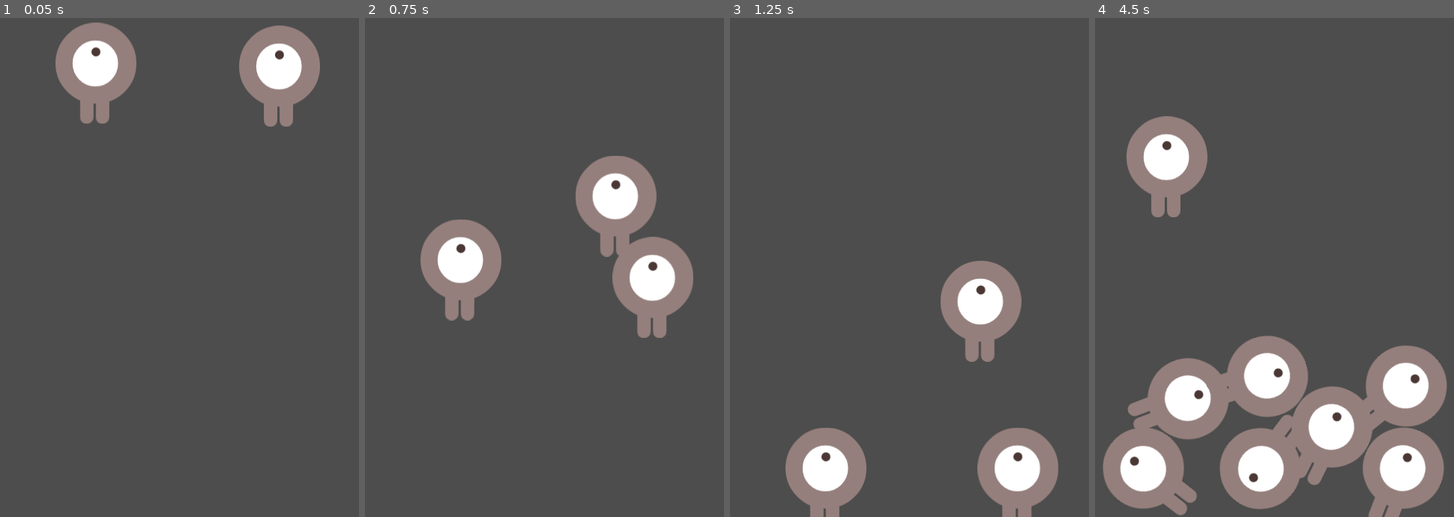
Above: before the commit, frames 1-4 (left to right).
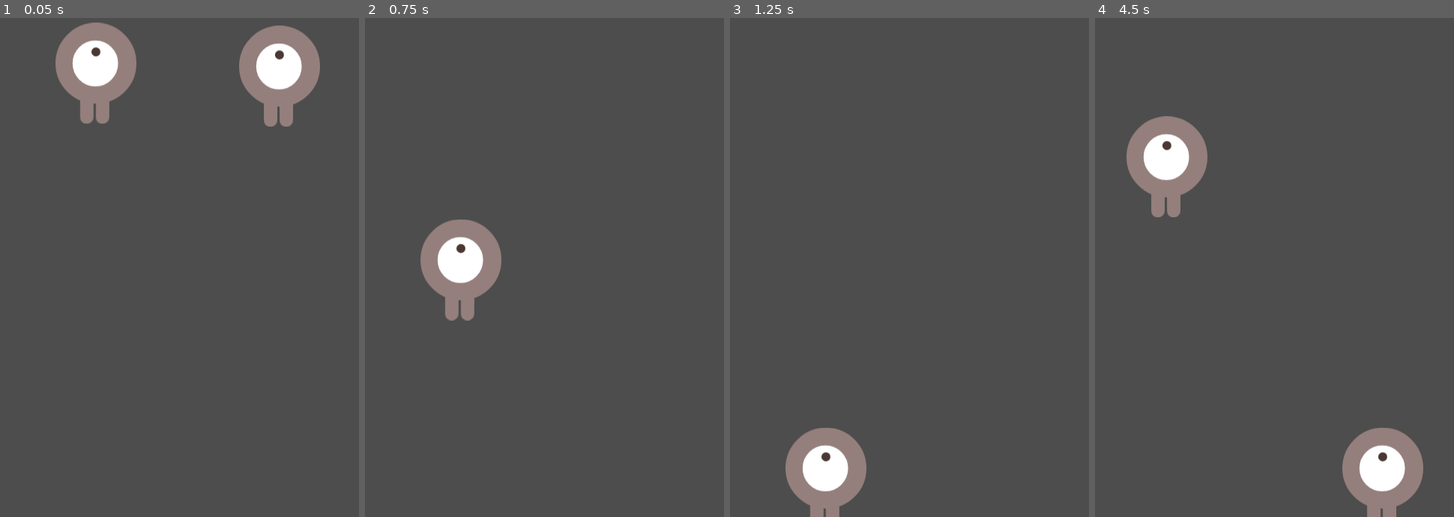
Above: after the commit, the same moments.

Repository: ztcjoe93/cat-game
Game: Godot game, scene res://container.tscn
The game is run twice, just before and just after one commit, with the same random seed, the same clock (stepped at 60 frames per second) and the same inputs.
Inputs (mouse positions are in pixels of both pictures, inside the frame that each line leads up to):
- Up to frame 1 (0.05 s): no input
- Up to frame 2 (0.75 s): move the mouse to (623, 222) at 0.52 s; click (623, 222) at 0.6 s
- Up to frame 3 (1.25 s): no input
- Up to frame 4 (4.5 s): move the mouse to (1202, 272) at 1.27 s; click (1202, 272) at 1.35 s; move the mouse to (1310, 127) at 2.02 s; click (1310, 127) at 2.1 s; move the mouse to (1256, 357) at 2.77 s; click (1256, 357) at 2.85 s; move the mouse to (1382, 327) at 3.52 s; click (1382, 327) at 3.6 s; move the mouse to (1166, 167) at 4.27 s; click (1166, 167) at 4.35 s

Frame 1 is identical in both runs. In frame 2, 6.3% of the frame differs, in the area x 58-92%, y 27-65%; in frame 3, 6.2%; in frame 4, 21%, in the area x 2-99%, y 63-100%.

Commit message:
feat(blob): added collision + signal logic

Diff:
--- /dev/null
+++ b/blob.gd
@@ -0,0 +1,17 @@
+extends RigidBody2D
+
+
+# Called when the node enters the scene tree for the first time.
+func _ready():
+	pass # Replace with function body.
+
+
+# Called every frame. 'delta' is the elapsed time since the previous frame.
+func _process(delta):
+	pass
+
+
+func _on_body_entered(body):
+	if body.get_class() == "RigidBody2D":
+		print("collided with blob-type: %s" % body.get_meta("type"))
+		body.queue_free()
--- a/blob.tscn
+++ b/blob.tscn
@@ -1,18 +1,22 @@
-[gd_scene load_steps=3 format=3 uid="uid://cebbbdujadcb0"]
+[gd_scene load_steps=4 format=3 uid="uid://cebbbdujadcb0"]
 
 [ext_resource type="Texture2D" uid="uid://dsa3llr83tbf8" path="res://dodge_the_creeps_2d_assets/art/playerGrey_up1.png" id="1_6w6db"]
+[ext_resource type="Script" path="res://blob.gd" id="1_gdbcx"]
 
 [sub_resource type="CircleShape2D" id="CircleShape2D_jgbif"]
 radius = 55.0818
 
-[node name="blob" type="Node2D"]
+[node name="blob" type="RigidBody2D"]
+max_contacts_reported = 5
+contact_monitor = true
+script = ExtResource("1_gdbcx")
+metadata/type = "basic"
 
-[node name="RigidBody2D" type="RigidBody2D" parent="."]
-metadata/_edit_group_ = true
-
-[node name="CollisionShape2D" type="CollisionShape2D" parent="RigidBody2D"]
+[node name="CollisionShape2D" type="CollisionShape2D" parent="."]
 position = Vector2(0, -13)
 shape = SubResource("CircleShape2D_jgbif")
 
-[node name="Sprite2D" type="Sprite2D" parent="RigidBody2D"]
+[node name="Sprite2D" type="Sprite2D" parent="."]
 texture = ExtResource("1_6w6db")
+
+[connection signal="body_entered" from="." to="." method="_on_body_entered"]
